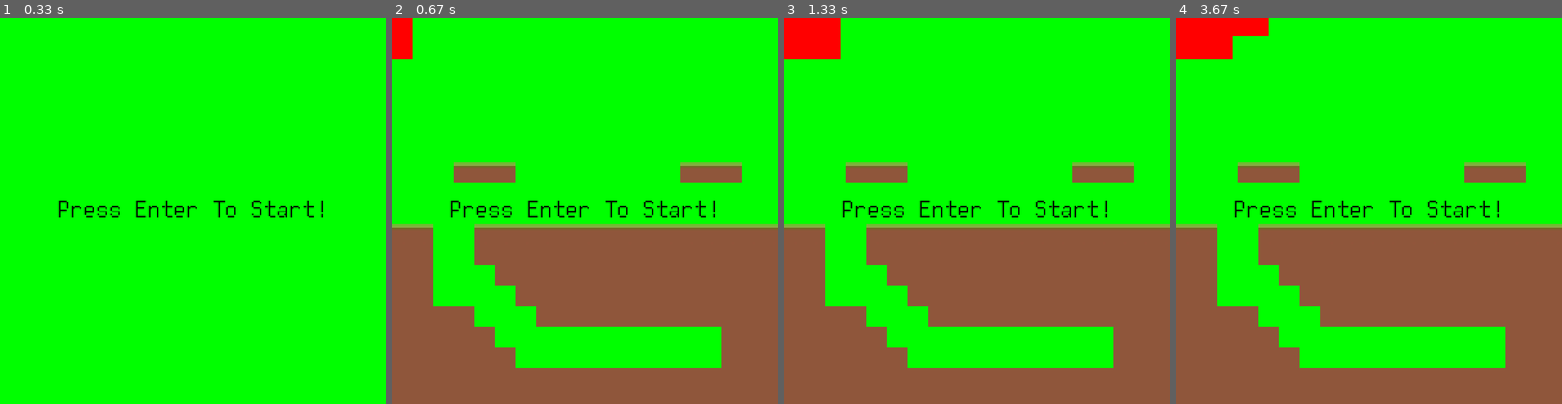
Above: before the commit, frames 1-4 (left to right).
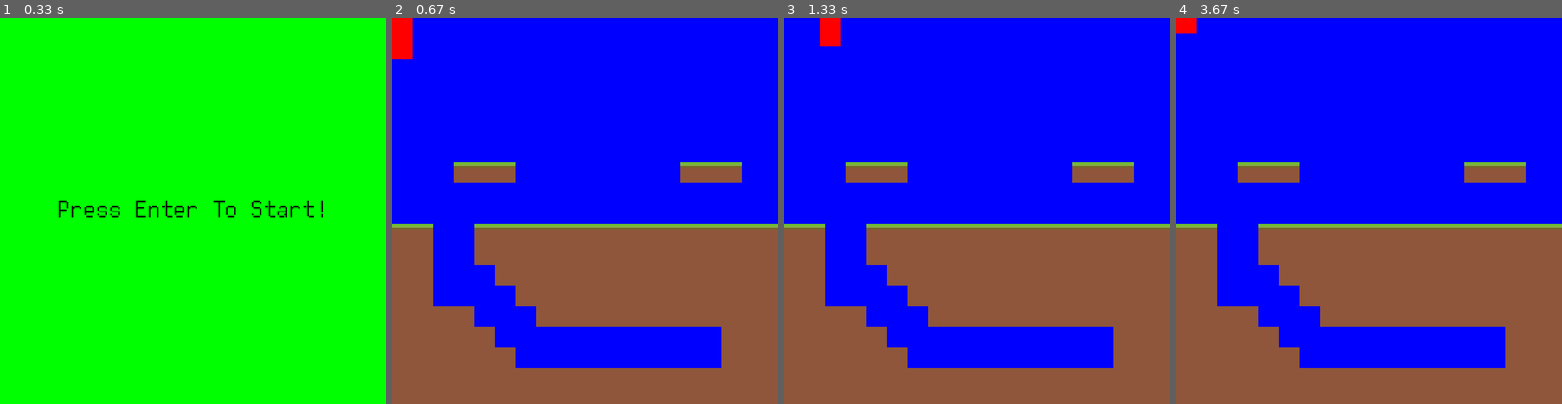
Above: after the commit, the same moments.

Repository: Sweetkubuni/pygame_jam
Game: pygame game, started from hub.py
Same seed, same stepped clock (60 frames per second), same inputs: the game is played once before the commit and once after it.
Inputs:
- Up to frame 1 (0.33 s): no input
- Up to frame 2 (0.67 s): tap Enter at 0.33 s
- Up to frame 3 (1.33 s): hold Right 0.67-1.13 s; hold Up from 1.17 s (still down)
- Up to frame 4 (3.67 s): release Up at 1.47 s; hold Right 1.5-1.97 s; hold Left 2-2.53 s; hold Down 2.57-2.87 s; hold Left 2.9-3.3 s; hold Up from 3.33 s (still down)

Frame 1 is identical in both runs. In frame 2, 61% of the frame differs, in the area x 0-100%, y 0-91%; in frame 3, 61%; in frame 4, 61%.

Commit message:
Made all levels blit a background and put the tilekeys in a json file.

Diff:
--- a/config/config.py
+++ b/config/config.py
@@ -1,5 +1,5 @@
 from hub import loadImage
-import json, csv, os
+import json, os, math
 
 with open(os.path.join("config", "options.json"), "r", encoding="utf-8") as options_json_file:
     options = json.load(options_json_file)
@@ -22,9 +22,22 @@
         # Make all the lists with RGB values into tuples.
         colours[colour] = tuple(colours[colour])
 
-# with open(os.path.join("config", "tile_keys.json"), "r") as tile_key_json_file:
-#     tile_keys = json.load(tile_key_json_file)
+with open(os.path.join("config", "tile_keys.json"), "r") as tile_key_json_file:
+    tile_keys = json.load(tile_key_json_file)
 
-#     print(tile_keys)
-#     tile_keys = {int(key):loadImage(os.path.join("assets", "images", "tiles", value)) for (key,value) in tile_keys.items()}
-#     print(tile_keys)
+    for tile_key in tile_keys:
+        if math.isnan(int(tile_key)):
+            raise ValueError(f"In tile {tile_keys[tile_key]}: The key {tile_key} is not a number, so it can't represent a tile.")
+
+    tile_keys = {int(key):loadImage(os.path.join("assets", "images", "tiles", value)) for (key,value) in tile_keys.items()}
+
+
+assets = os.path.join("assets", "images", "tiles")
+
+tile_keys = {
+    0: loadImage(os.path.join(assets, "dirt.jpg")),
+    1: loadImage(os.path.join(assets, "grass.jpg")),
+    2: loadImage(os.path.join(assets, "block.png")),
+    3: loadImage(os.path.join(assets, "brick.png")),
+    4: loadImage(os.path.join(assets, "mushroom.png"))
+}
--- a/config/tile_keys.json
+++ b/config/tile_keys.json
@@ -1,7 +1,7 @@
 {
     "0": "dirt.jpg",
     "1": "grass.jpg",
-    "2": "block.jpg",
-    "3": "brick.jpg",
-    "4": "mushroom.jpg"
+    "2": "block.png",
+    "3": "brick.png",
+    "4": "mushroom.png"
 }
--- a/hub.py
+++ b/hub.py
@@ -1,5 +1,4 @@
 import pygame, os
-
 
 def loadImage(image_path, size = None):
     print(image_path)
@@ -7,17 +6,7 @@
         return pygame.transform.scale(pygame.image.load(image_path).convert(), size)
     return pygame.image.load(image_path)
 
-assets = os.path.join("assets", "images", "tiles")
-
-tile_keys = {
-    0: loadImage(os.path.join(assets, "dirt.jpg")),
-    1: loadImage(os.path.join(assets, "grass.jpg")),
-    2: loadImage(os.path.join(assets, "block.png")),
-    3: loadImage(os.path.join(assets, "brick.png")),
-    4: loadImage(os.path.join(assets, "mushroom.png"))
-}
 if __name__ == "__main__":
-
     from game import Game
     game = Game()
     while game.running:
--- a/levels/level.py
+++ b/levels/level.py
@@ -4,9 +4,13 @@
 
 
 class Level:
-    def __init__(self, state, tilemap, start_x, start_y) -> None:
+    def __init__(self, state, tilemap, background, start_x, start_y) -> None:
         self.state = state
         self.tilemap = Tile_map(tilemap)
+        if type(background) == pygame.Surface:
+            self.background = background
+        else:
+            self.background = loadImage(background)
         self.tiles = self.tilemap.load_tiles()
         self.start_pos = self.start_pos_x, self.start_y = start_x, start_y
 
@@ -14,5 +18,6 @@
         self.state.game.player.update()
 
     def render(self):
+        self.state.game.game_canvas.blit(self.background, (0, 0))
         self.state.game.player.draw()
         self.tiles.draw(self.state.game.game_canvas)
--- a/states/gameworld.py
+++ b/states/gameworld.py
@@ -10,9 +10,12 @@
     def __init__(self, game):
         """Initialize the game world class."""
         super().__init__(game)
+        temp_background = pygame.Surface(self.game.GAME_SIZE)
+        temp_background.fill(colours["blue"])
         self.levels = {
             1: Level(self,
                 os.path.join(self.game.tilemap_directory, "level-1.csv"),
+                temp_background,
                 0, 0
             )
         }
--- a/states/mainmenu.py
+++ b/states/mainmenu.py
@@ -9,10 +9,6 @@
     def __init__(self, game):
         """Initialize the menu class."""
         super().__init__(game)
-        self.image_paths = {
-            "main-menu-bg": os.path.join(self.game.asset_directory, "images", "main-menu", "background.jpg")
-        }
-        self.images = {k:pygame.image.load(v) for k,v in self.image_paths.items()}
         self.load_sprites()
 
     def load_sprites(self):
--- a/tilemaps/tilemap.py
+++ b/tilemaps/tilemap.py
@@ -1,6 +1,6 @@
 import pygame, os, csv
 from sprites.tile import Tile
-from hub import tile_keys
+from config.config import tile_keys
 
 class Tile_map:
     def __init__(self, csv_filepath):
Binary file removed: assets/images/main-menu/background.jpg
